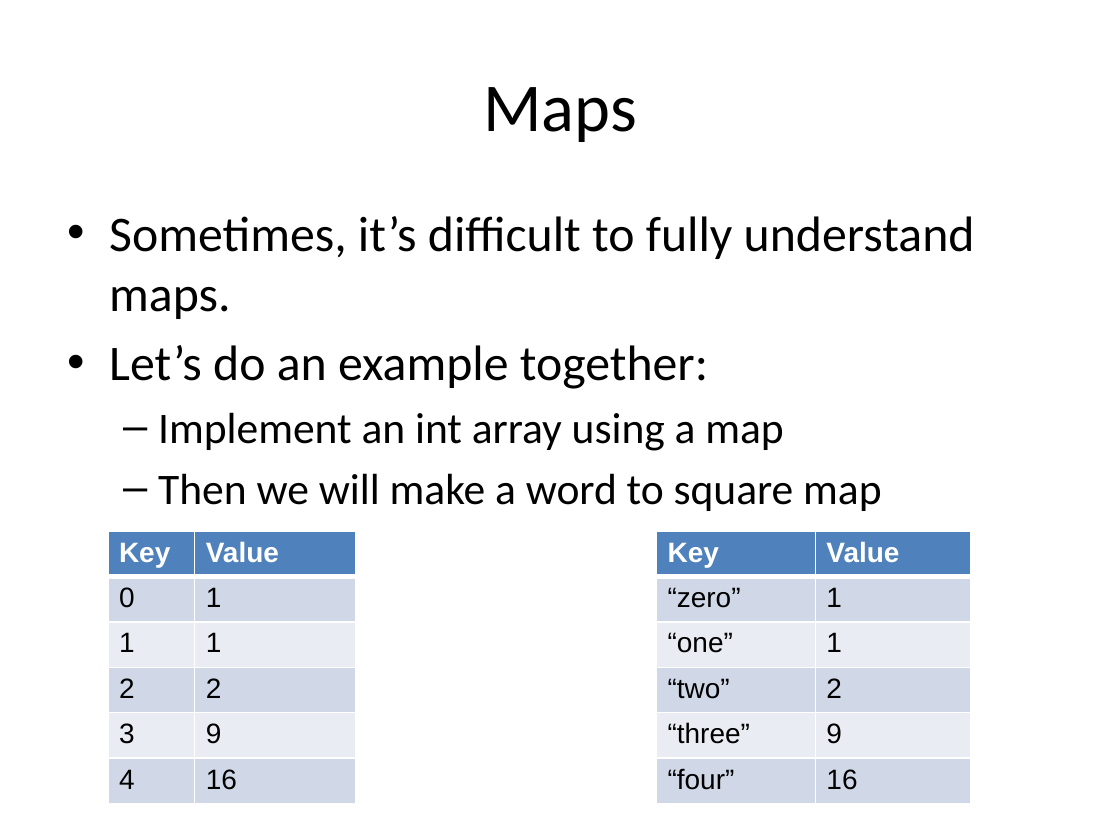
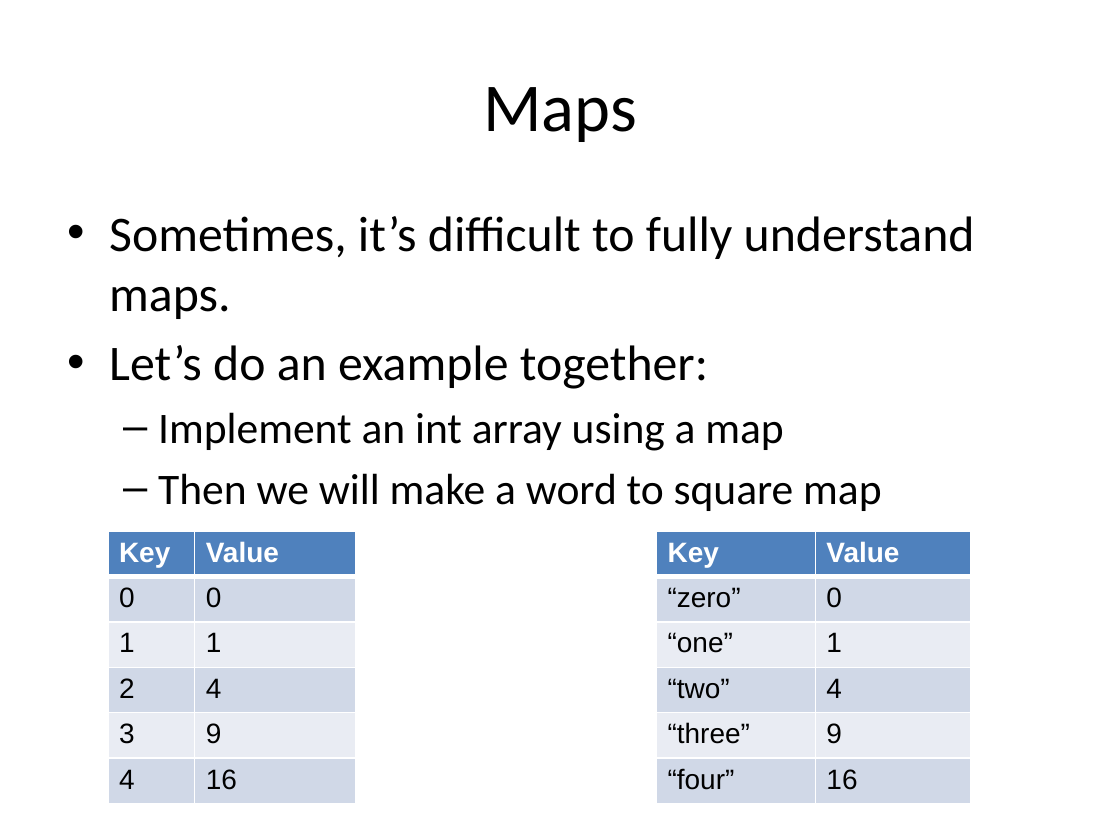
Before and after one commit to RHIT-CSSE/csse220, a slide deck: slide 6 of ClassMaterials/2DArraysAndMaps/Slides/Part3-Maps.pptx. Drawn at 1120x840 pixels with LibreOffice and Linux fonts; fonts in the diff are those of the drawing. Boxes give left, top, right and bottom in pixels: in the first picture for what was removed or moved away, otherwise in the second. Text is boxed around its words. In the diff, an @@ line names an element or a change of style, - is before the commit and + after.

```diff
--- a/ClassMaterials/2DArraysAndMaps/Slides/Part3-Maps.pptx
+++ b/ClassMaterials/2DArraysAndMaps/Slides/Part3-Maps.pptx
@@ table at box(108, 531, 356, 803) @@
-row 2, column 2: 1
+row 2, column 2: 0
-row 4, column 2: 2
+row 4, column 2: 4
@@ table at box(656, 531, 971, 803) @@
-row 2, column 2: 1
+row 2, column 2: 0
-row 4, column 2: 2
+row 4, column 2: 4
```
Also in this commit, not shown: 1 other file.
